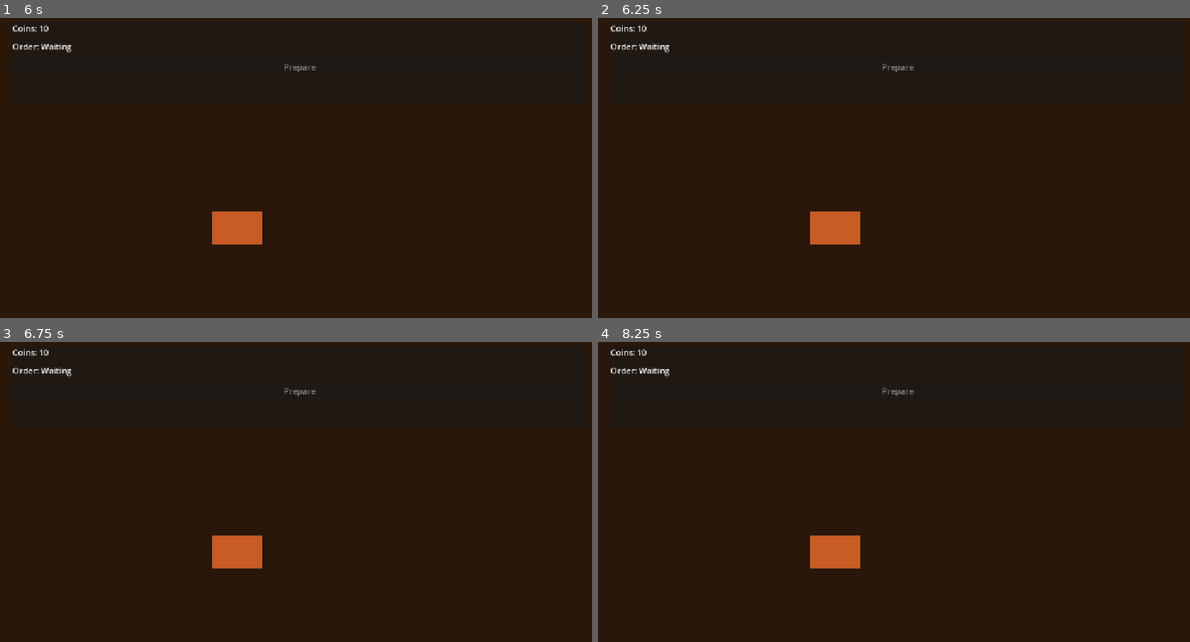
Above: before the commit, frames 1-4 (two rows, left to right).
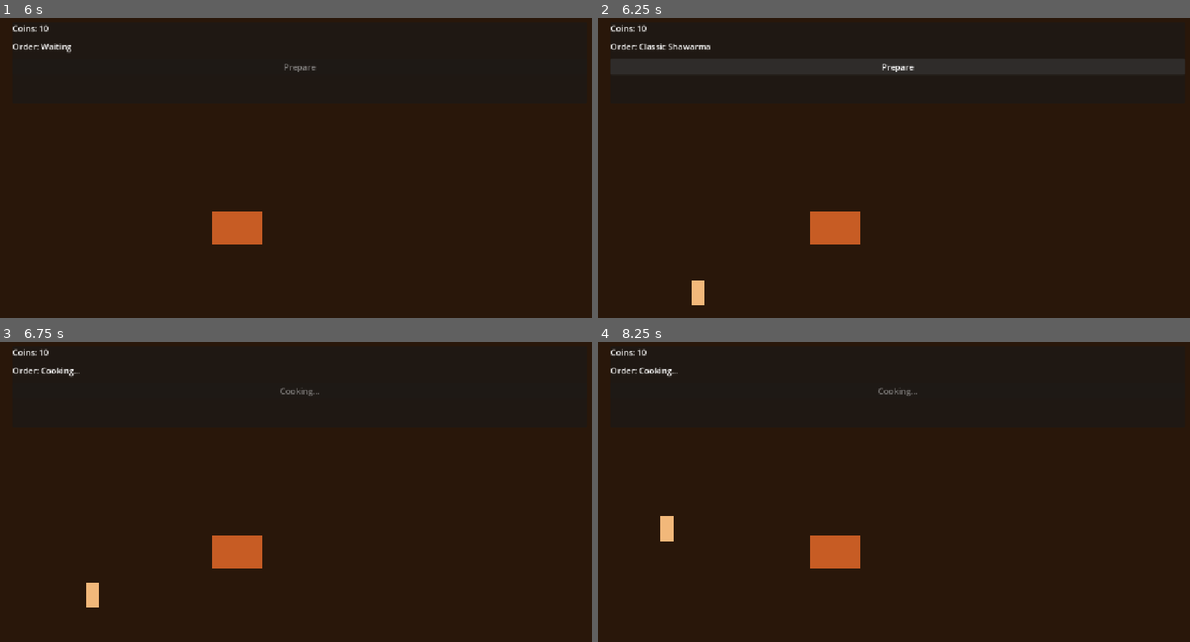
Above: after the commit, the same moments.

Repository: pyto159/ShawarmaEmpire
Game: Godot game, scene res://Scenes/Main.tscn
The game is run twice, just before and just after one commit, with the same random seed, the same clock (stepped at 60 frames per second) and the same inputs.
Inputs (mouse positions are in pixels of both pictures, inside the frame that each line leads up to):
- Up to frame 1 (6 s): click "Prepare" at 0.5 s; tap Enter at 5 s; tap Space at 5.75 s
- Up to frame 2 (6.25 s): no input
- Up to frame 3 (6.75 s): click (301, 390) at 6.5 s, where only the run after the commit has a clickable "Prepare"
- Up to frame 4 (8.25 s): no input

Frame 1 is identical in both runs. In frame 2, 0.4% of the frame differs, in the area x 6-54%, y 8-96%; in frame 3, 0.3%; in frame 4, 0.4%.

Commit message:
BUGFIX-002 allow customer queue spawning

Diff:
--- a/shawarma-empire/Scenes/Main.gd
+++ b/shawarma-empire/Scenes/Main.gd
@@ -2,6 +2,13 @@
 
 const CUSTOMER_QUEUE_PATH: NodePath = NodePath("../CustomerQueue")
 const CUSTOMER_EXIT_OFFSET: Vector2 = Vector2(-160.0, 0.0)
+const DEFAULT_SPAWN_INTERVAL: float = 3.0
+const DEFAULT_MAX_ACTIVE_CUSTOMERS: int = 5
+const DEFAULT_QUEUE_CAPACITY: int = 3
+
+@export var spawn_interval: float = DEFAULT_SPAWN_INTERVAL
+@export var max_active_customers: int = DEFAULT_MAX_ACTIVE_CUSTOMERS
+@export var queue_capacity: int = DEFAULT_QUEUE_CAPACITY
 
 @onready var game_hud: GameHUD = $GameHUD
 @onready var cooking_stand: CookingStand = $World/CookingStand
@@ -10,19 +17,32 @@
 @onready var spawned_customers: Node2D = $World/SpawnedCustomers
 
 var active_customer: Customer
+var _spawn_timer: Timer = Timer.new()
 
 
 func _ready() -> void:
 	SaveManager.load_game()
+	_configure_customer_queue()
 	_configure_customer_spawner()
+	_configure_spawn_timer()
 	_connect_cooking_stand()
 	game_hud.set_cooking_stand(cooking_stand)
-	_spawn_next_customer()
+	_try_spawn_customer()
 
 
 func _notification(what: int) -> void:
 	if what == NOTIFICATION_WM_CLOSE_REQUEST:
 		SaveManager.save_game()
+
+
+func _configure_customer_queue() -> void:
+	customer_queue.queue_capacity = queue_capacity
+	if not customer_queue.reservation_created.is_connected(_on_queue_changed):
+		customer_queue.reservation_created.connect(_on_queue_changed)
+	if not customer_queue.reservation_cancelled.is_connected(_on_queue_slot_freed):
+		customer_queue.reservation_cancelled.connect(_on_queue_slot_freed)
+	if not customer_queue.reservation_completed.is_connected(_on_queue_slot_freed):
+		customer_queue.reservation_completed.connect(_on_queue_slot_freed)
 
 
 func _configure_customer_spawner() -> void:
@@ -31,12 +51,30 @@
 		customer_spawner.spawn_succeeded.connect(_on_customer_spawned)
 
 
+func _configure_spawn_timer() -> void:
+	_spawn_timer.one_shot = false
+	_spawn_timer.wait_time = max(spawn_interval, 0.1)
+	_spawn_timer.timeout.connect(_on_spawn_timer_timeout)
+	add_child(_spawn_timer)
+	_spawn_timer.start()
+
+
 func _connect_cooking_stand() -> void:
 	if not cooking_stand.cooking_completed.is_connected(_on_cooking_completed):
 		cooking_stand.cooking_completed.connect(_on_cooking_completed)
 
 
-func _spawn_next_customer() -> void:
+func _on_spawn_timer_timeout() -> void:
+	_try_spawn_customer()
+
+
+func _try_spawn_customer() -> void:
+	if _get_active_customer_count() >= max_active_customers:
+		return
+
+	if customer_queue.is_at_capacity():
+		return
+
 	customer_spawner.try_spawn()
 
 
@@ -45,28 +83,74 @@
 		return
 
 	var customer: Customer = instance as Customer
-	active_customer = customer
-	game_hud.set_active_customer(active_customer)
-	active_customer.queue_system_path = CUSTOMER_QUEUE_PATH
-	active_customer.left.connect(_on_customer_left, CONNECT_ONE_SHOT)
-	active_customer.join_queue(customer_queue)
+	customer.queue_system_path = CUSTOMER_QUEUE_PATH
+	customer.left.connect(_on_customer_left, CONNECT_ONE_SHOT)
+	customer.join_queue(customer_queue)
+	_update_active_customer()
 
 
 func _on_customer_left(_customer: Customer) -> void:
-	active_customer = null
-	game_hud.set_active_customer(null)
-	call_deferred("_spawn_next_customer")
+	_update_active_customer()
+	call_deferred("_try_spawn_customer")
+
+
+func _on_queue_changed(_reservation: QueueReservation) -> void:
+	_update_active_customer()
+
+
+func _on_queue_slot_freed(_reservation: QueueReservation) -> void:
+	_update_active_customer()
+	call_deferred("_try_spawn_customer")
+
+
+func _update_active_customer() -> void:
+	active_customer = _get_front_order_customer()
+	game_hud.set_active_customer(active_customer)
+
+
+func _get_front_order_customer() -> Customer:
+	for reservation: QueueReservation in customer_queue.active_reservations:
+		if reservation.requester is Customer:
+			var customer: Customer = reservation.requester as Customer
+			if customer.has_order():
+				return customer
+
+	return null
+
+
+func _get_customer_for_order(order: Order) -> Customer:
+	for child: Node in spawned_customers.get_children():
+		if child is Customer:
+			var customer: Customer = child as Customer
+			if customer.get_order() == order:
+				return customer
+
+	return null
+
+
+func _get_active_customer_count() -> int:
+	var customer_count: int = 0
+	for child: Node in spawned_customers.get_children():
+		if child is Customer:
+			customer_count += 1
+
+	return customer_count
 
 
 func _on_cooking_completed(order: Order) -> void:
-	if order == null or active_customer == null:
+	var served_customer: Customer = _get_customer_for_order(order)
+	if order == null or served_customer == null:
+		_update_active_customer()
 		return
 
-	var leave_target_position: Vector2 = active_customer.global_position + CUSTOMER_EXIT_OFFSET
-	if not cooking_stand.deliver_completed_order(active_customer, leave_target_position):
+	var leave_target_position: Vector2 = served_customer.global_position + CUSTOMER_EXIT_OFFSET
+	if not cooking_stand.deliver_completed_order(served_customer, leave_target_position):
+		_update_active_customer()
 		return
 
 	var earned_coins: int = max(order.total_price, 0)
 	if earned_coins > 0:
 		GameManager.add_coins(earned_coins)
 		game_hud.show_coin_feedback(earned_coins)
+
+	_update_active_customer()
--- a/shawarma-empire/Scenes/Main.tscn
+++ b/shawarma-empire/Scenes/Main.tscn
@@ -15,7 +15,7 @@
 [sub_resource type="Resource" id="Resource_customer_spawn_definition"]
 script = ExtResource("11_spawn_definition")
 scene = ExtResource("8_customer")
-max_active_instances = 1
+max_active_instances = 5
 
 [sub_resource type="Resource" id="Resource_customer_spawn_pool"]
 script = ExtResource("12_spawn_pool")
@@ -48,6 +48,7 @@
 
 [node name="CustomerQueue" type="Node" parent="World"]
 script = ExtResource("3_queue_system")
+queue_capacity = 3
 
 [node name="ServicePoint" type="Marker2D" parent="World/CustomerQueue"]
 position = Vector2(0, 0)
--- a/shawarma-empire/Scripts/Queue/QueueSystem.gd
+++ b/shawarma-empire/Scripts/Queue/QueueSystem.gd
@@ -15,6 +15,7 @@
 
 @export var auto_collect_child_queue_points: bool = true
 @export var keep_full_queue: bool = true
+@export var queue_capacity: int = 3
 
 var queue_points: Array[QueuePoint2D] = []
 var active_reservations: Array[QueueReservation] = []
@@ -62,6 +63,10 @@
 
 
 func try_reserve(requester: Node, request_priority: int = DEFAULT_REQUEST_PRIORITY) -> QueueReservation:
+	if is_at_capacity():
+		reservation_failed.emit(requester, RESERVATION_FAILED_NO_POINT)
+		return null
+
 	if has_active_reservation(requester) or has_waiting_request(requester):
 		reservation_failed.emit(requester, RESERVATION_FAILED_DUPLICATE_REQUESTER)
 		return null
@@ -128,6 +133,25 @@
 	return null
 
 
+func has_free_capacity() -> bool:
+	return get_used_capacity() < get_effective_capacity()
+
+
+func is_at_capacity() -> bool:
+	return not has_free_capacity()
+
+
+func get_used_capacity() -> int:
+	return active_reservations.size() + waiting_requests.size()
+
+
+func get_effective_capacity() -> int:
+	if queue_capacity > 0:
+		return queue_capacity
+
+	return queue_points.size()
+
+
 func get_available_queue_point() -> QueuePoint2D:
 	for queue_point: QueuePoint2D in queue_points:
 		if queue_point != null and queue_point.can_reserve():
@@ -157,7 +181,7 @@
 
 func _process_waiting_requests() -> void:
 	_sort_waiting_requests()
-	while not waiting_requests.is_empty():
+	while not waiting_requests.is_empty() and active_reservations.size() < get_effective_capacity():
 		var queue_point: QueuePoint2D = get_available_queue_point()
 		if queue_point == null:
 			return
